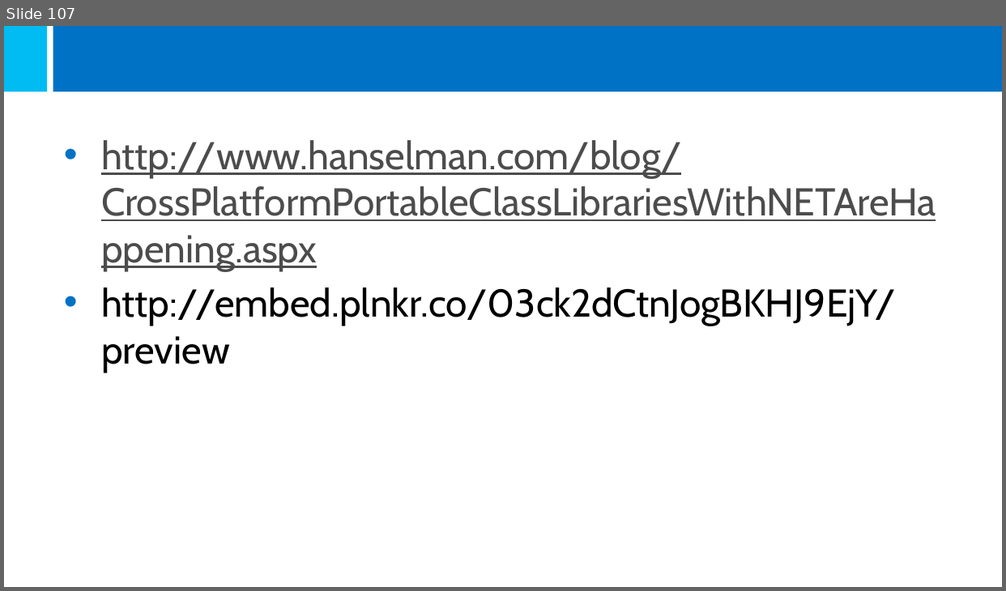
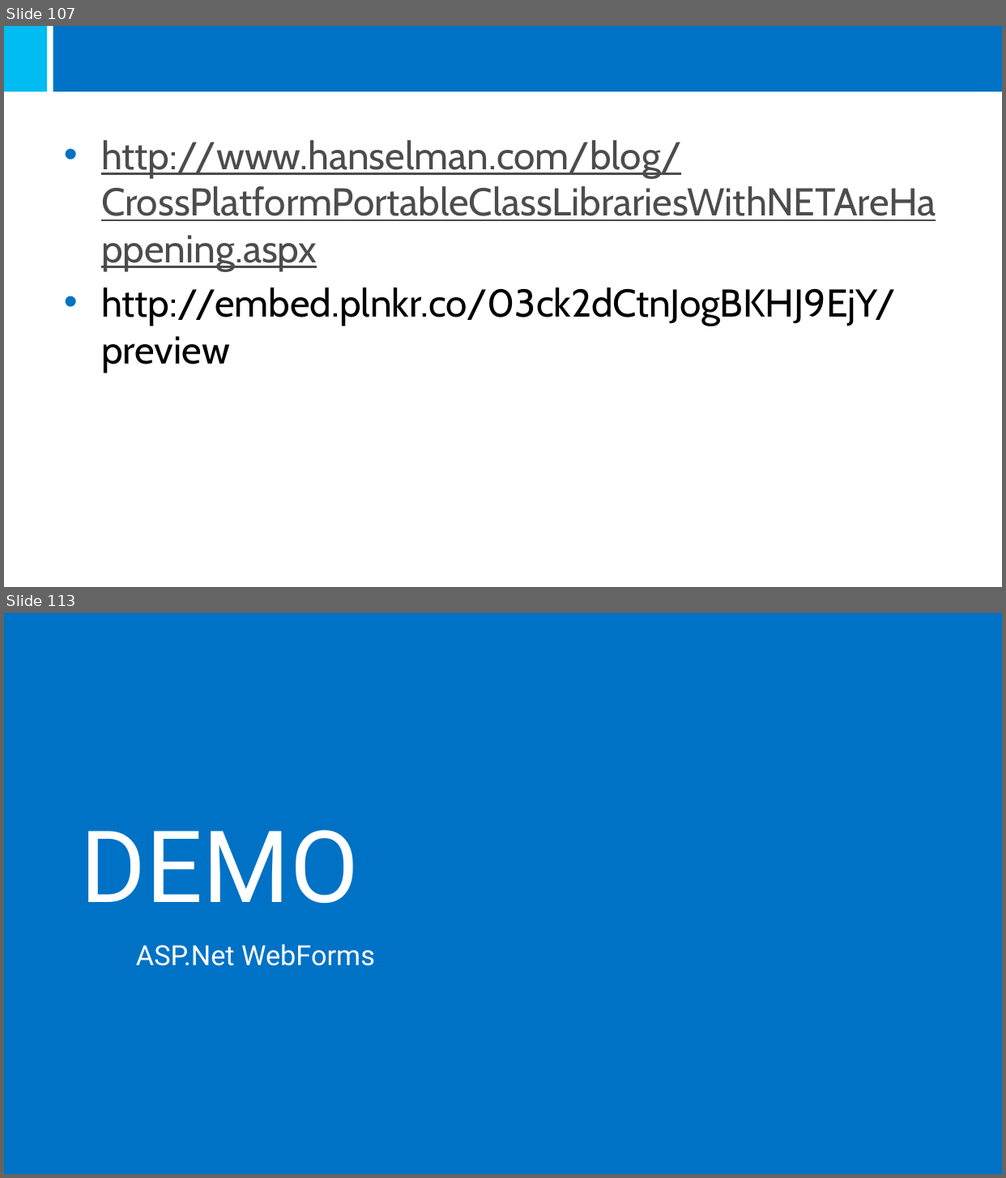
Before and after one commit to jmmortega/CSharpCourse, a slide deck: StudentPresentation.pptx. Shown one above the other, each under a label of ours: slide 107 before the commit, slides 107 and 113 after it; the slides between them are not shown. The pictures are 1006x591 and 1006x1178 pixels, drawn with LibreOffice and Linux fonts; fonts in the diff are those of the drawing; background and template pictures are left out. Boxes give left, top, right and bottom in pixels: in the first picture for what was removed or moved away, otherwise in the second. Text is boxed around its words. In the diff, an @@ line names an element or a change of style, - is before the commit and + after.

```diff
--- a/StudentPresentation.pptx
+++ b/StudentPresentation.pptx
@@ slide 113 added at bbox=[4, 613, 1002, 1174], background #FFFFFF @@
@@ rectangle added at bbox=[4, 613, 1002, 1174], fill #0072C6 @@
@@ title added at bbox=[81, 830, 359, 904], 72 pt, text #FFFFFF @@
+DEMO
@@ text added at bbox=[136, 944, 375, 966], 20 pt, text #FFFFFF @@
+ASP.Net WebForms
```
Also in this commit, not shown: 1 slide changed, 34 other slides added, 7 other files.
